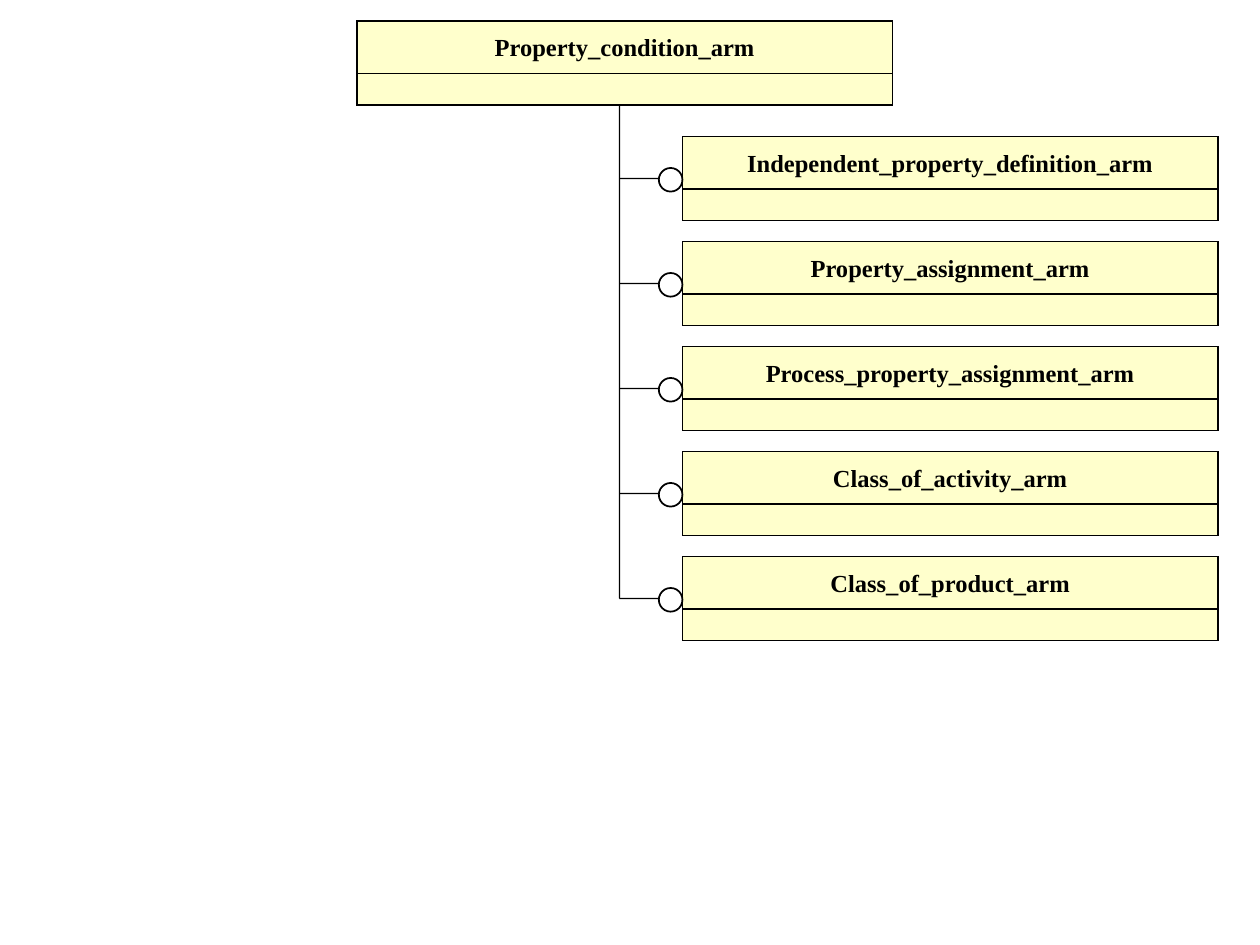
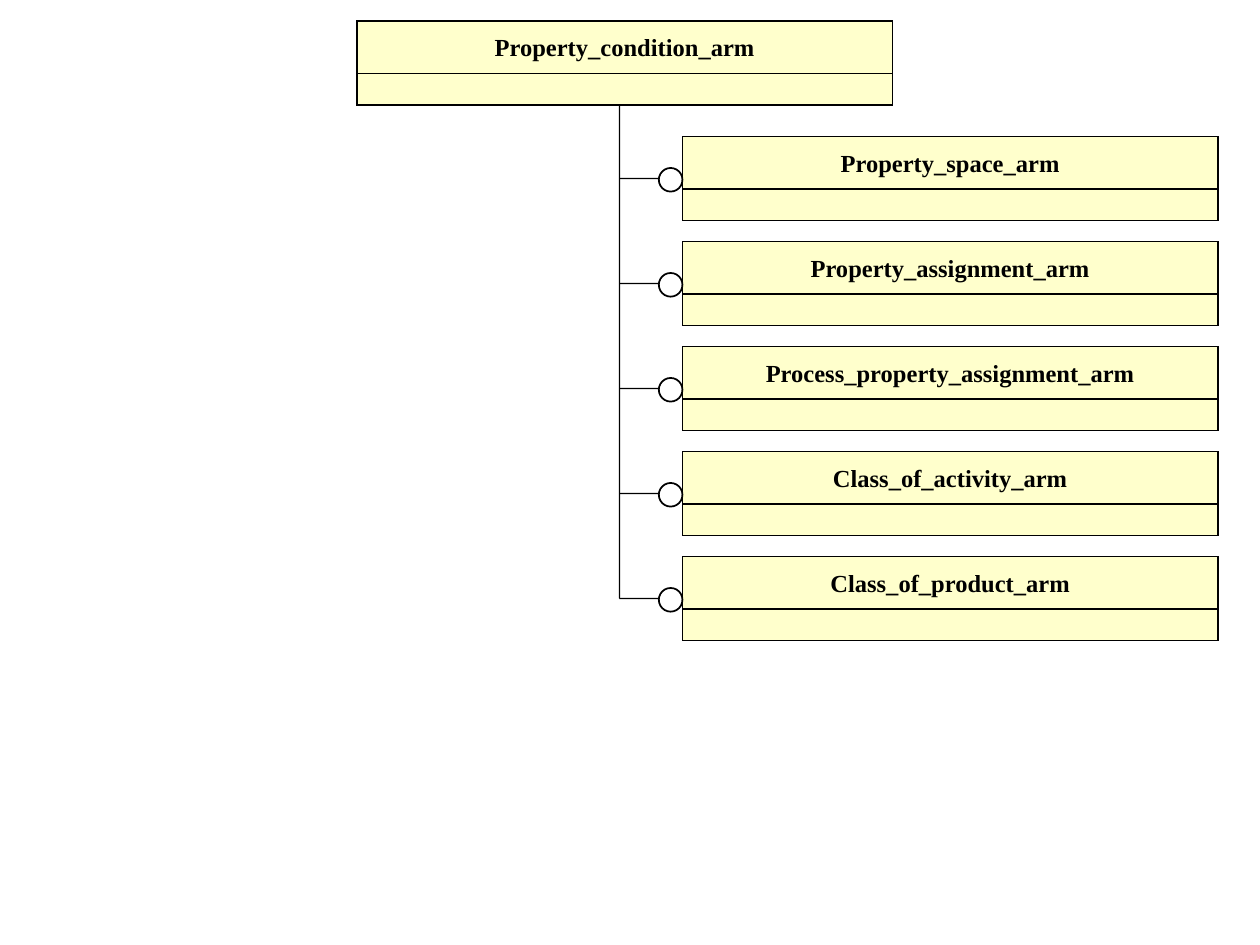
Before and after one commit to starseeker/stepmod_mirror, a slide deck: slide 1 of data/modules/property_condition/property_condition.ppt. Drawn at 1260x945 pixels with LibreOffice and Linux fonts; fonts in the diff are those of the drawing. Boxes give left, top, right and bottom in pixels: in the first picture for what was removed or moved away, otherwise in the second. Text is boxed around its words. In the diff, an @@ line names an element or a change of style, - is before the commit and + after.

```diff
--- a/data/modules/property_condition/property_condition.ppt
+++ b/data/modules/property_condition/property_condition.ppt
@@ text in rectangle at [841,156,1060,178]: text changed @@
-Independent_property_definition_arm
+Property_space_arm
```
Also in this commit, not shown: 3 other slides changed, 23 other files.
